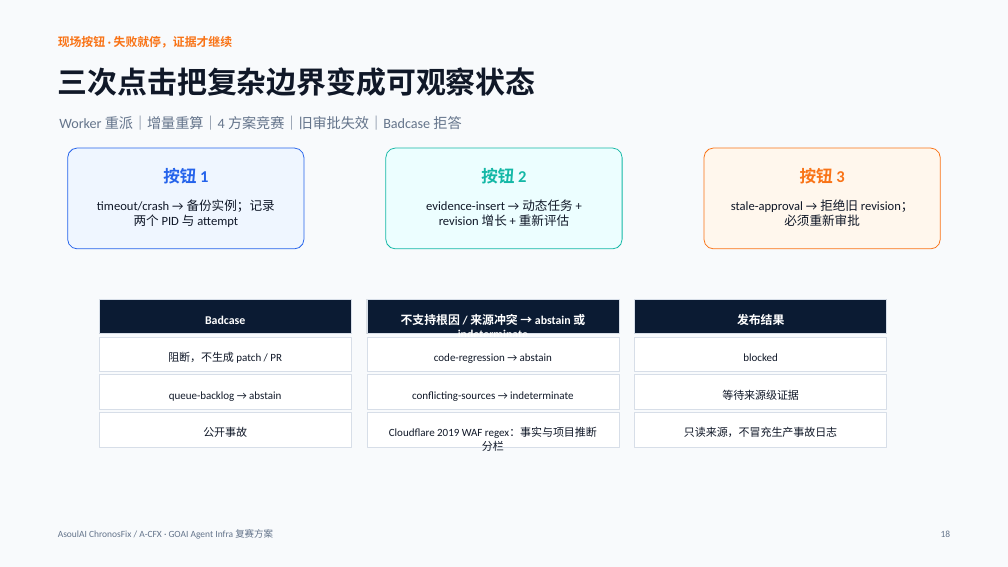
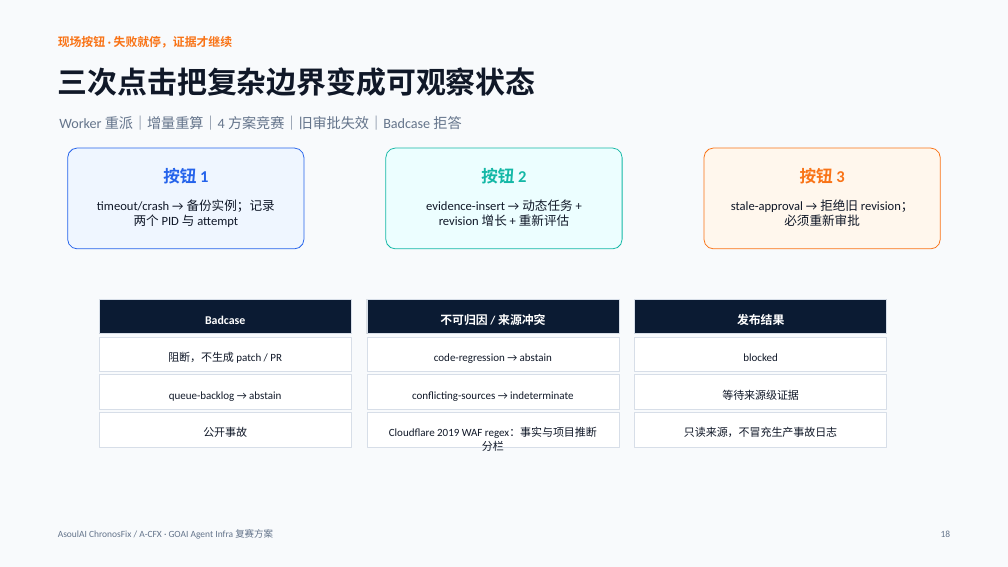
Before and after one commit to ASOUL-Official/asoulai-chronosfix, a slide deck: slide 5 of submission/ChronosFix_90秒答辩版.pptx. Drawn at 1008x567 pixels with LibreOffice and Linux fonts; fonts in the diff are those of the drawing. Boxes give left, top, right and bottom in pixels: in the first picture for what was removed or moved away, otherwise in the second. Text is boxed around its words. In the diff, an @@ line names an element or a change of style, - is before the commit and + after.

```diff
--- a/submission/ChronosFix_90秒答辩版.pptx
+++ b/submission/ChronosFix_90秒答辩版.pptx
@@ text at <box>440,314,545,325</box>: text changed @@
-不支持根因 / 来源冲突 → abstain 或 indeterminate
+不可归因 / 来源冲突
```
Also in this commit, not shown: 8 other files.
